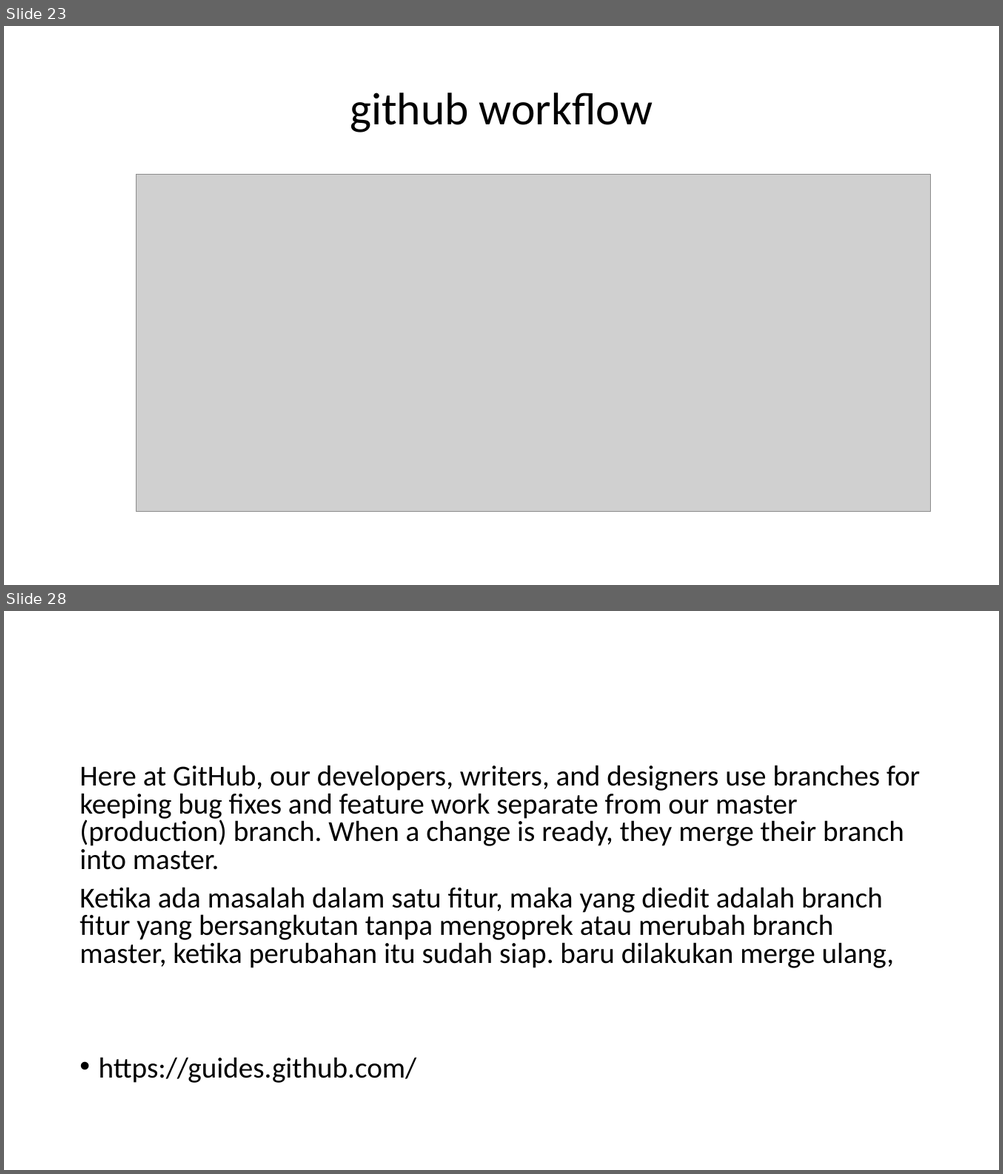
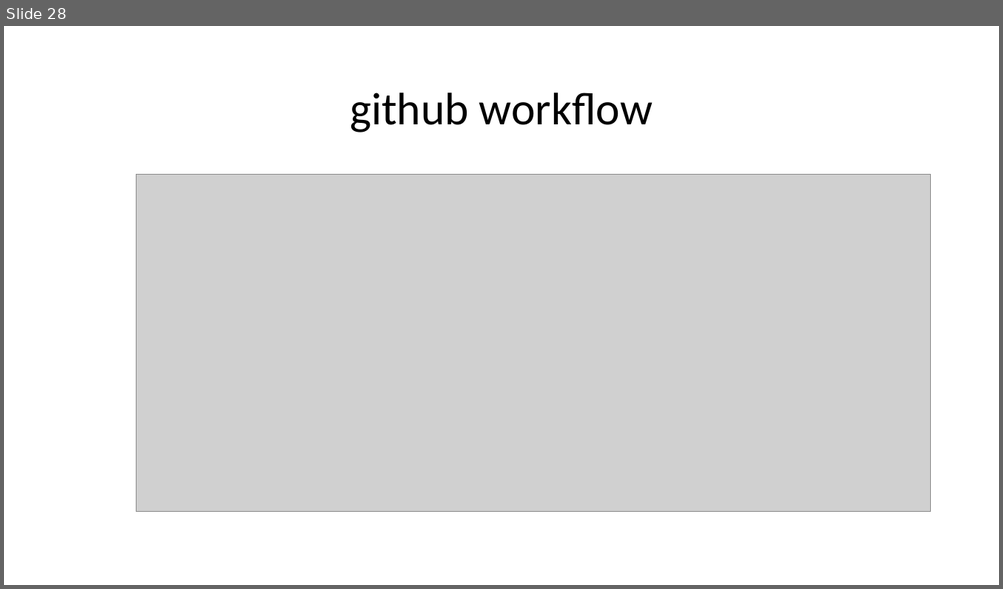
Before and after one commit to ronyelkahfi/github-presentation, a slide deck: introduce GIT.pptx. Shown one above the other, each under a label of ours: slides 23 and 28 before the commit, slide 28 after it; the slides between them are not shown. The pictures are 1003x1174 and 1003x589 pixels, drawn with LibreOffice and Linux fonts; fonts in the diff are those of the drawing; grey boxes stand for pictures. Boxes give left, top, right and bottom in pixels: in the first picture for what was removed or moved away, otherwise in the second. Text is boxed around its words. In the diff, an @@ line names an element or a change of style, - is before the commit and + after.

Commit message:
Menambahkan command, branch, dan fork

```diff
--- a/introduce GIT.pptx
+++ b/introduce GIT.pptx
@@ slide 28 removed at (4,611,999,1170), background #FFFFFF @@
@@ text removed at (79,765,919,1083) @@
-Here at GitHub, our developers, writers, and designers use branches for keeping bug fixes and feature work separate from our master (production) branch. When a change is ready, they merge their branch into master.
-Ketika ada masalah dalam satu fitur, maka yang diedit adalah branch fitur yang bersangkutan tanpa mengoprek atau merubah branch master, ketika perubahan itu sudah siap. baru dilakukan merge ulang,
-• https://guides.github.com/
@@ what was slide 23 is now slide 28 @@
```
Also in this commit, not shown: 13 slides changed, 10 slides added, 3 other slides removed.
